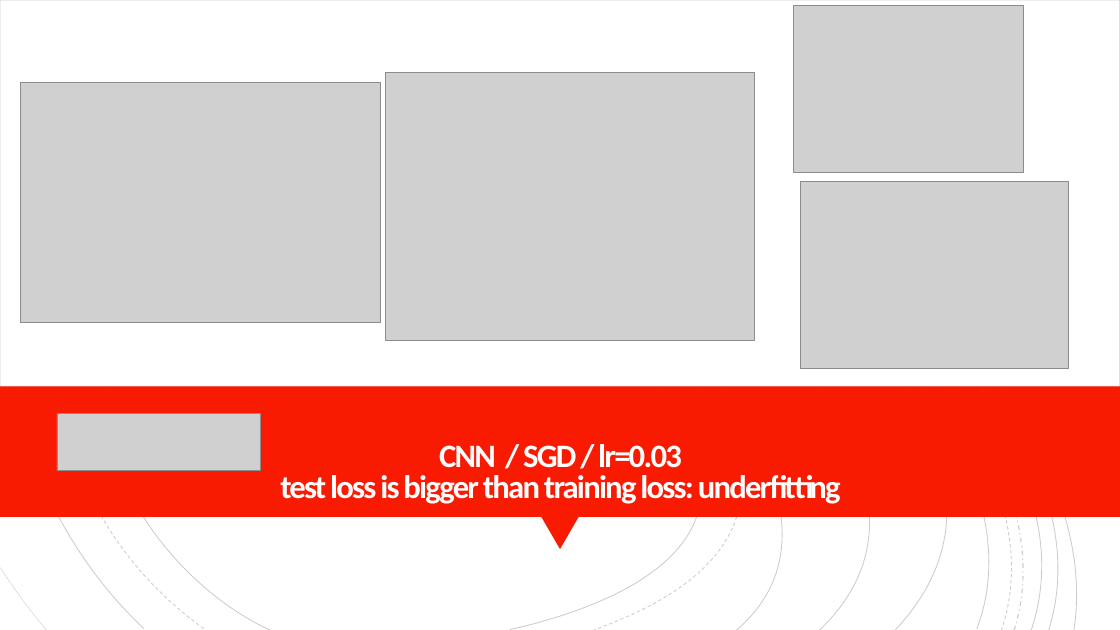
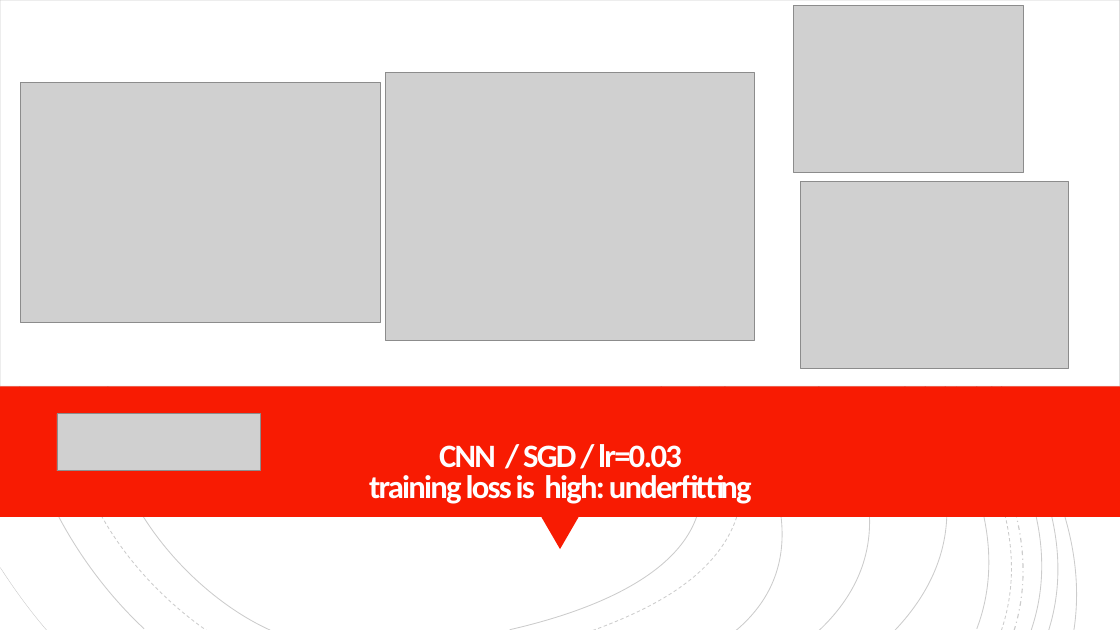
Before and after one commit to Kaoutar-Nahli/Early-Fire-Detection, a slide deck: slide 13 of deep-learning-fire-detection.pptx. Drawn at 1120x630 pixels with LibreOffice and Linux fonts; fonts in the diff are those of the drawing; grey boxes stand for pictures. Boxes give left, top, right and bottom in pixels: in the first picture for what was removed or moved away, otherwise in the second. Text is boxed around its words. In the diff, an @@ line names an element or a change of style, - is before the commit and + after.

```diff
--- a/deep-learning-fire-detection.pptx
+++ b/deep-learning-fire-detection.pptx
@@ title at box(369, 444, 752, 504): text changed @@
-CNN / SGD / lr=0.03
-test loss is bigger than training loss: underfitting
+CNN / SGD / lr=0.03
+training loss is high: underfitting
```
Also in this commit, not shown: 8 other slides changed.
